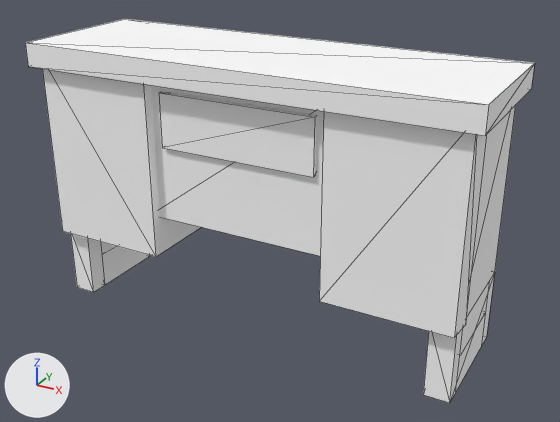
One commit to the glTF model public/3d/item/model__item__shop.ofs_3673_0/3673kg_ga_cl1.gltf: the scene before it, then after it.
The view is the same before and after, from a camera (50 mm lens) standing at (1.278, -2.246, 1.55) and looking at (0.054, -0.021, 0.438). Lighting does not change. The marker at lower left points along +X, +Y and +Z. The older version comes first. Mesh edges are drawn as thin lines.

Names of what the first picture shows: '3673kg_ga_cl1'.
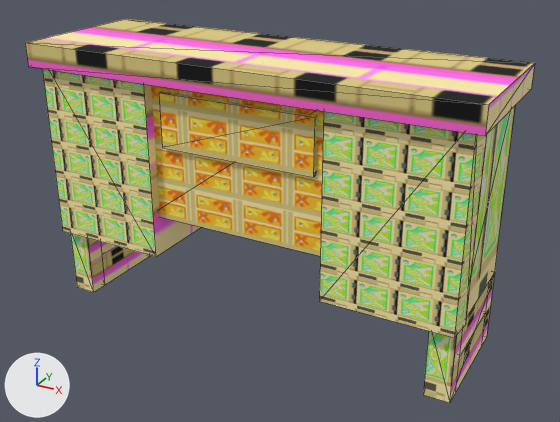
Edits to the bpy script that builds the scene:
```text
Add img_ga_cl1_1:
    img_ga_cl1_1 = load_image('ga_cl1_1', '_unpacked/ga_cl1_1', 32, 32, 'sRGB')
Add img_ga_cl1_0:
    img_ga_cl1_0 = load_image('ga_cl1_0', '_unpacked/ga_cl1_0', 32, 32, 'sRGB')
Add img_ga_cl1_2:
    img_ga_cl1_2 = load_image('ga_cl1_2', '_unpacked/ga_cl1_2', 32, 64, 'sRGB')
Change mat_kg_ga_cl1_2:
    remove mat_kg_ga_cl1_2.base_color = (1.0, 1.0, 1.0)  # white #ffffff
    add mat_kg_ga_cl1_2.texture = img_ga_cl1_2
Change mat_kg_ga_cl1_0:
    remove mat_kg_ga_cl1_0.base_color = (1.0, 1.0, 1.0)  # white #ffffff
    add mat_kg_ga_cl1_0.texture = img_ga_cl1_0
Change mat_kg_ga_cl1_1:
    remove mat_kg_ga_cl1_1.base_color = (1.0, 1.0, 1.0)  # white #ffffff
    add mat_kg_ga_cl1_1.texture = img_ga_cl1_1
```

What differs and where, as boxes (x1, y1, x2, y2) in the pictures (560 x 422 px):
'3673kg_ga_cl1', surface changed (white to yellow)
    both: (26, 19, 535, 403)
